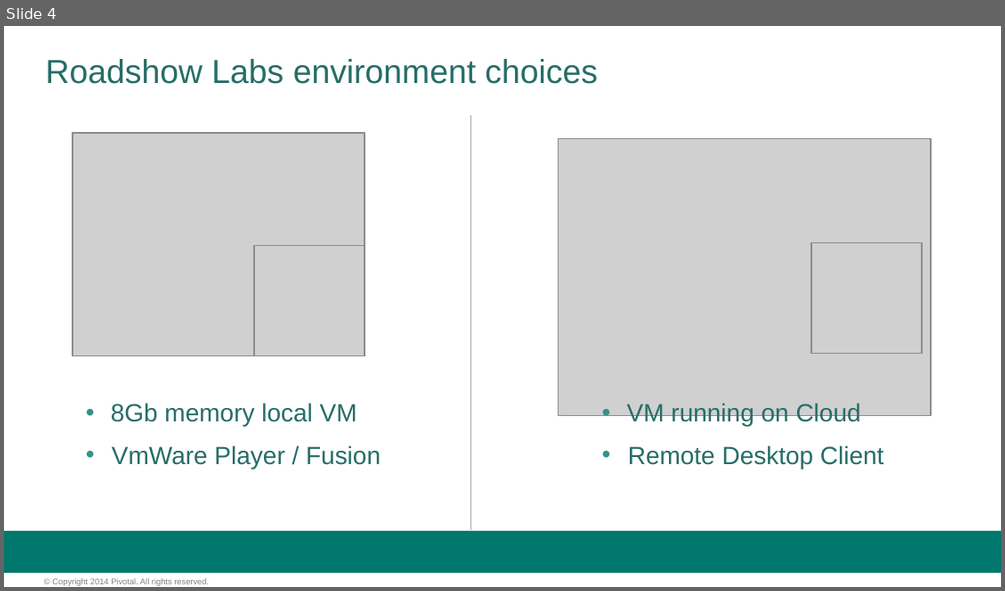
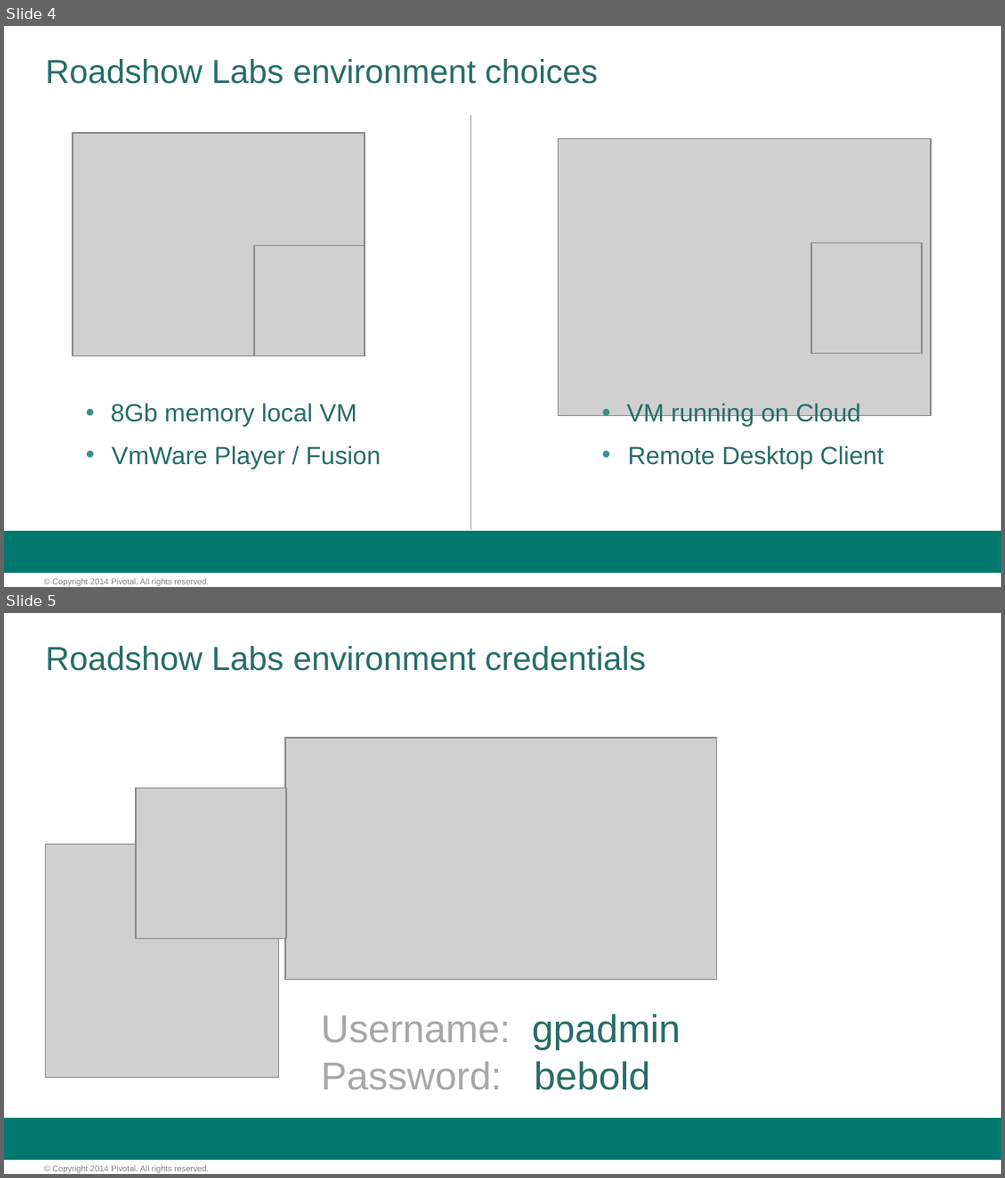
Before and after one commit to vmware-archive/BigDataRoadshow-labs, a slide deck: labs/preparing_labs.pptx. Shown one above the other, each under a label of ours: slide 4 before the commit, slides 4 and 5 after it. The pictures are 1005x591 and 1005x1178 pixels, drawn with LibreOffice and Linux fonts; fonts in the diff are those of the drawing; grey boxes stand for pictures; background and template pictures are left out. Boxes give left, top, right and bottom in pixels: in the first picture for what was removed or moved away, otherwise in the second. Text is boxed around its words. In the diff, an @@ line names an element or a change of style, - is before the commit and + after.

Commit message:
updating preparing labs ppt

```diff
--- a/labs/preparing_labs.pptx
+++ b/labs/preparing_labs.pptx
@@ slide 5 added at [4, 613, 1001, 1174], background #FFFFFF; not listed: 2 template elements that a slide beside it also shows @@
@@ text added at [46, 646, 646, 671], 24 pt, text #266D68 @@
+Roadshow Labs environment credentials
@@ picture added at [285, 738, 717, 980] @@
@@ picture added at [136, 788, 286, 939] @@
@@ picture added at [46, 844, 279, 1078] @@
@@ text added at [321, 1013, 680, 1090], 28 pt, text #A7A7A7 @@
+Username: gpadmin
+Password: bebold
```
